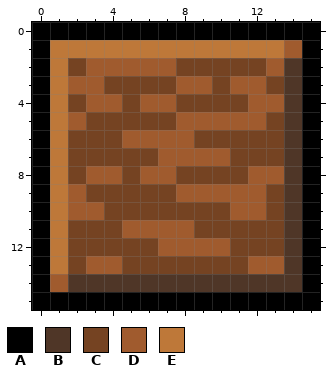
Two states of a pixel-art sprite, Box.png. This is how it looked before the edit.
The file is 16x16 pixels. Colours within 5 levels of each other are drawn and written as one.
Palette (. is transparent): A #000000  B #4f3627  C #754322  D #a05b2e  E #be7839
Pixels before, first column x 0:
 0 AAAAAAAAAAAAAAAA
 1 AEEEEEEEEEEEEEDA
 2 AECDDDDDCCCCCDBA
 3 AEDDCCCCDDCDDCBA
 4 AECDDCDDCCCCDDBA
 5 AEDCCCCCDDDDDCBA
 6 AECCCDDDDCCCCCBA
 7 AECCCCCDDDDCCCBA
 8 AECDDCDDCCCCDDBA
 9 AEDCCCCCDDDDDCBA
10 AEDDCCCCCCCDDCBA
11 AECCCDDDDCCCCCBA
12 AECCCCCDDDDCCCBA
13 AECDDCCCCCCCDDBA
14 ADBBBBBBBBBBBBBA
15 AAAAAAAAAAAAAAAA
Now the later version:
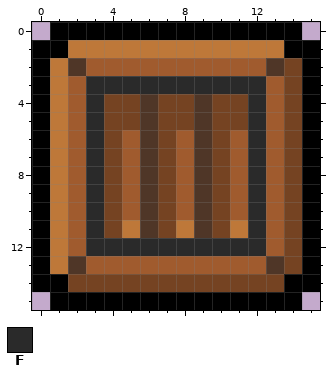
Colours new in this view: F #2a2a2a
The exact change:
Colour B gives way to colour A in row 14 at x 14.
Colour D gives way to colour A in row 1 at x 14; in row 14 at x 1.
Colour E gives way to colour A in row 1 at x 1.
Colour C gives way to colour B in row 2 at x 2; in row 4 at x 9; in row 5 at x 6; in row 6 at x 9; in row 7 at x 6; in row 8 at x 9.
Colour C gives way to colour B in row 9 at x 6; in row 10 at x 6 and 9; in row 11 at x 9; in row 13 at x 2.
Colour D gives way to colour B in row 2 at x 13; in row 4 at x 6; in row 5 at x 9; in row 6 at x 6; in row 7 at x 9; in row 8 at x 6.
Colour D gives way to colour B in row 9 at x 9; in row 11 at x 6; in row 13 at x 13.
Colour B gives way to colour C in rows 2 to 13 at x 14; in row 14 at x 2 to 13.
Colour D gives way to colour C in row 4 at x 4 and 7; in row 5 at x 8 and 10 to 11; in row 6 at x 7; in row 7 at x 7 and 10; in row 8 at x 4 and 7; in row 9 at x 10.
Colour D gives way to colour C in row 11 at x 7.
Colour C gives way to colour D in row 2 at x 8 to 12; in row 3 at x 13; in row 4 at x 2; in row 5 at x 13; in row 6 at x 2, 11 and 13; in row 7 at x 2, 5, 11 and 13.
Colour C gives way to colour D in row 8 at x 2, 5, 8 and 11; in row 9 at x 5 and 13; in row 10 at x 5, 8 and 13; in rows 11 to 12 at x 2 and 13; in row 13 at x 5 to 11.
Colour C gives way to colour E in row 11 at x 11.
Colour D gives way to colour E in row 11 at x 5 and 8.
Colour C gives way to colour F in row 3 at x 4 to 7 and 10; in row 5 at x 3; in rows 6 to 7 at x 3 and 12; in row 9 at x 3; in row 11 at x 3 and 12; in row 12 at x 3 to 6 and 11 to 12.
Colour D gives way to colour F in row 3 at x 3, 8 to 9 and 11 to 12; in row 4 at x 3 and 12; in row 5 at x 12; in row 8 at x 3 and 12; in row 9 at x 12; in row 10 at x 3 and 12.
Colour D gives way to colour F in row 12 at x 7 to 10.
Colour A is removed in row 0 at x 0 and 15; in row 15 at x 0 and 15.
Boxes around the changes in both pictures, in picture pixels (x1, y1, x2, y2):
changed: (32, 22, 320, 310)
